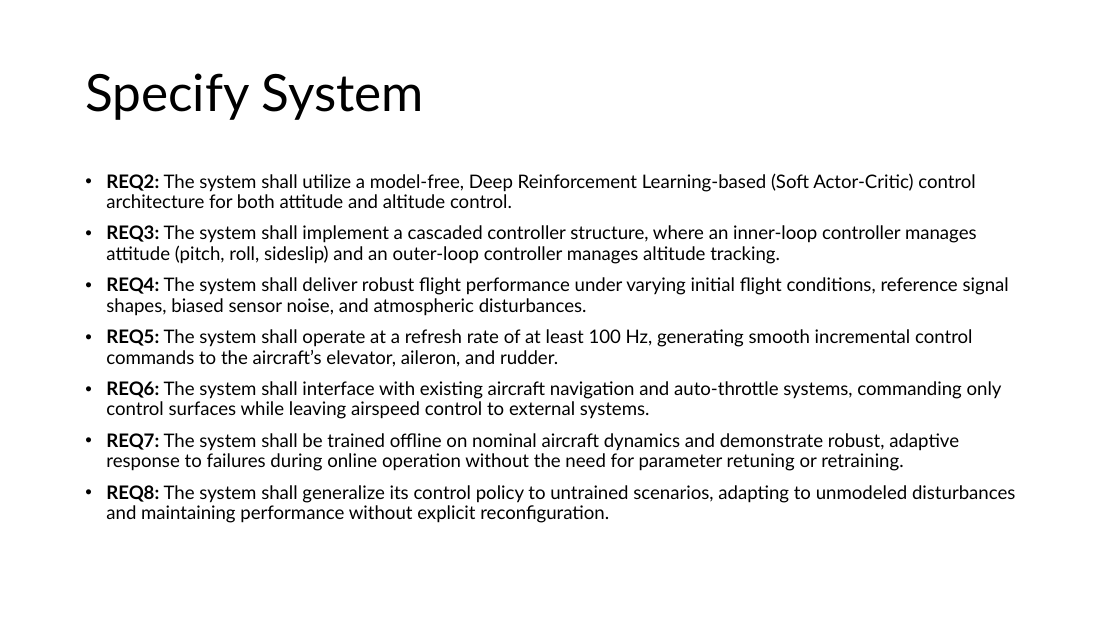
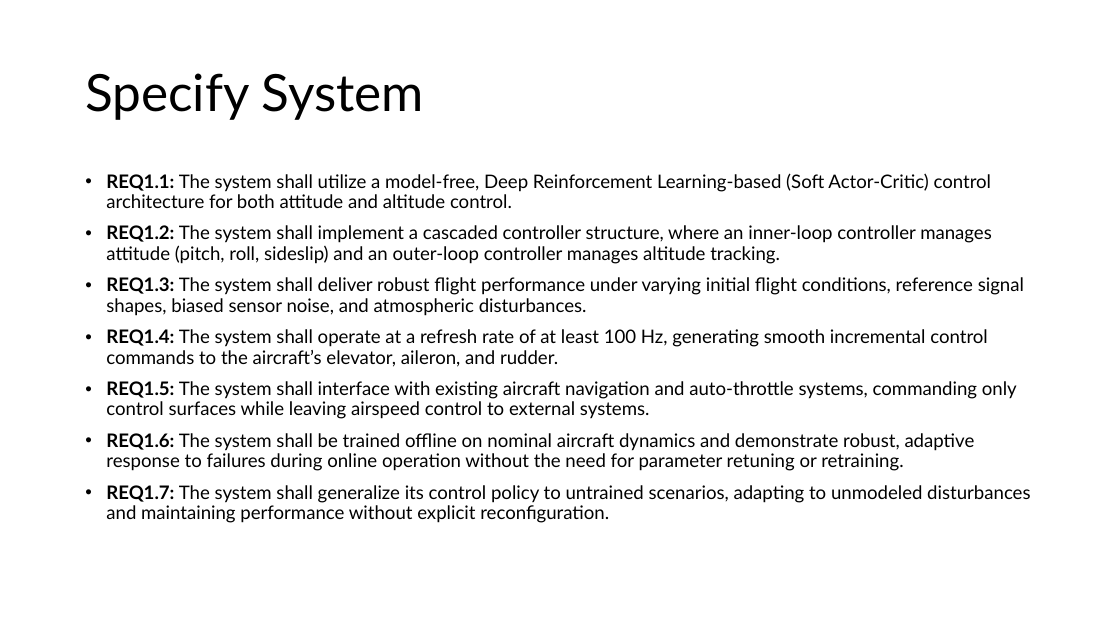
Before and after one commit to Niels149/AIASFault, a slide deck: slide 4 of AIASPres.pptx. Drawn at 1120x630 pixels with LibreOffice and Linux fonts; fonts in the diff are those of the drawing. Boxes give left, top, right and bottom in pixels: in the first picture for what was removed or moved away, otherwise in the second. Text is boxed around its words. In the diff, an @@ line names an element or a change of style, - is before the commit and + after.

Commit message:
1.2 version

```diff
--- a/AIASPres.pptx
+++ b/AIASPres.pptx
@@ text at box(106, 173, 1030, 523): text changed @@
-• REQ2: The system shall utilize a model-free, Deep Reinforcement Learning-based (Soft Actor-Critic) control architecture for both attitude and altitude control.
-• REQ3: The system shall implement a cascaded controller structure, where an inner-loop controller manages attitude (pitch, roll, sideslip) and an outer-loop controller manages altitude tracking.
-• REQ4: The system shall deliver robust flight performance under varying initial flight conditions, reference signal shapes, biased sensor noise, and atmospheric disturbances.
-• REQ5: The system shall operate at a refresh rate of at least 100 Hz, generating smooth incremental control commands to the aircraft’s elevator, aileron, and rudder.
-• REQ6: The system shall interface with existing aircraft navigation and auto-throttle systems, commanding only control surfaces while leaving airspeed control to external systems.
-• REQ7: The system shall be trained offline on nominal aircraft dynamics and demonstrate robust, adaptive response to failures during online operation without the need for parameter retuning or retraining.
-• REQ8: The system shall generalize its control policy to untrained scenarios, adapting to unmodeled disturbances and maintaining performance without explicit reconfiguration.
+• REQ1.1: The system shall utilize a model-free, Deep Reinforcement Learning-based (Soft Actor-Critic) control architecture for both attitude and altitude control.
+• REQ1.2: The system shall implement a cascaded controller structure, where an inner-loop controller manages attitude (pitch, roll, sideslip) and an outer-loop controller manages altitude tracking.
+• REQ1.3: The system shall deliver robust flight performance under varying initial flight conditions, reference signal shapes, biased sensor noise, and atmospheric disturbances.
+• REQ1.4: The system shall operate at a refresh rate of at least 100 Hz, generating smooth incremental control commands to the aircraft’s elevator, aileron, and rudder.
+• REQ1.5: The system shall interface with existing aircraft navigation and auto-throttle systems, commanding only control surfaces while leaving airspeed control to external systems.
+• REQ1.6: The system shall be trained offline on nominal aircraft dynamics and demonstrate robust, adaptive response to failures during online operation without the need for parameter retuning or retraining.
+• REQ1.7: The system shall generalize its control policy to untrained scenarios, adapting to unmodeled disturbances and maintaining performance without explicit reconfiguration.
```
Also in this commit, not shown: 3 other slides changed.
